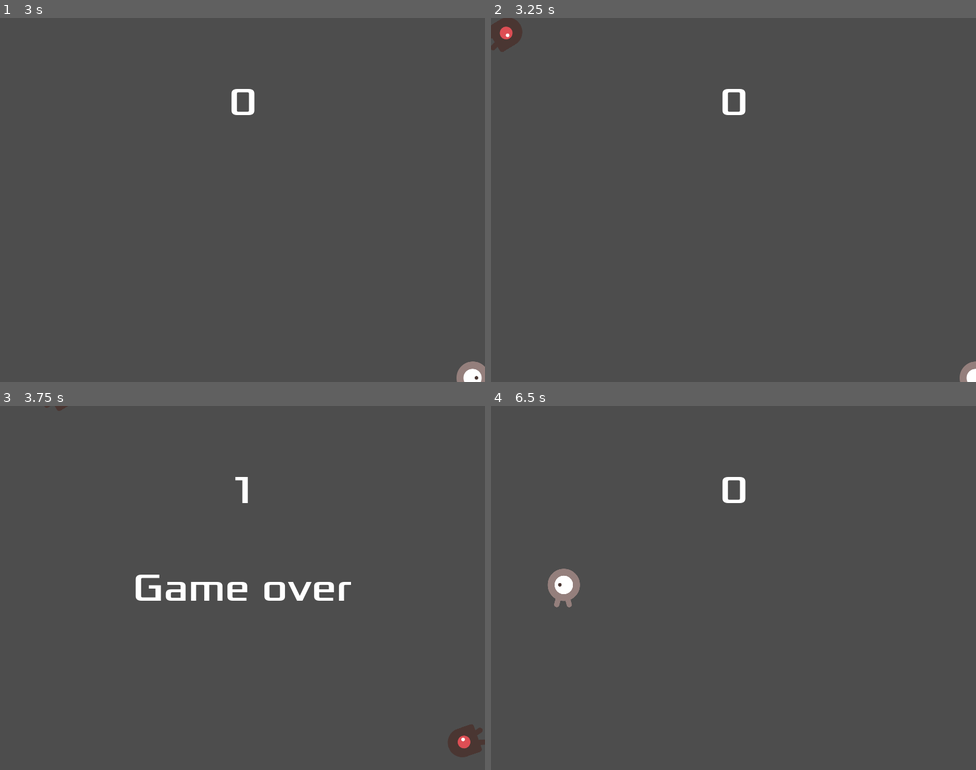
Above: before the commit, frames 1-4 (two rows, left to right).
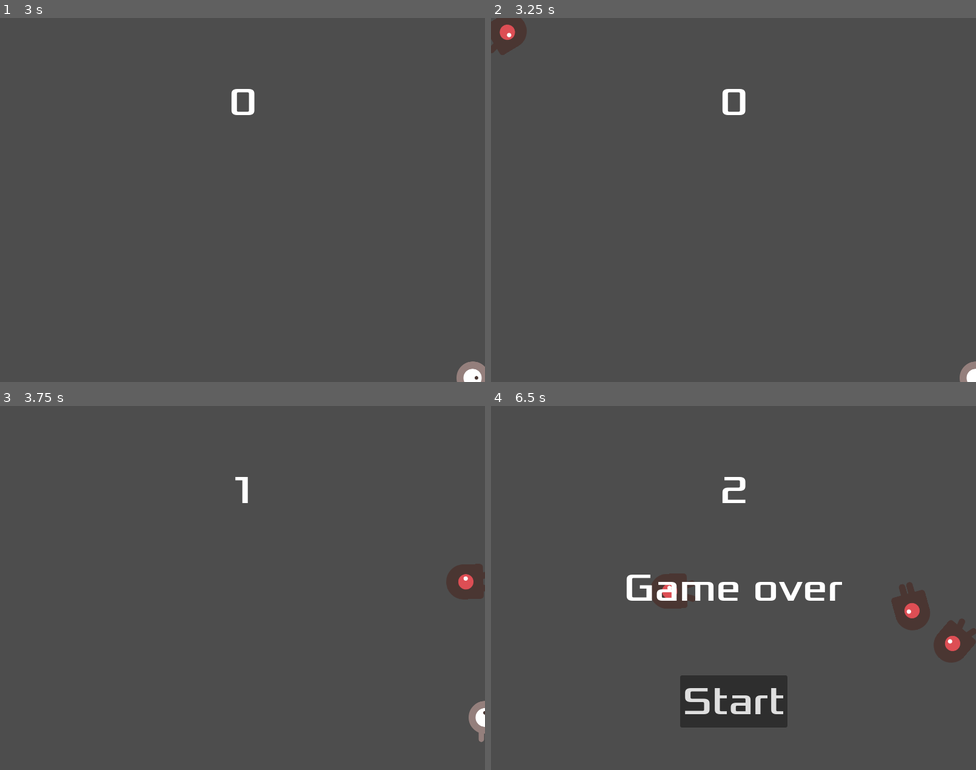
Above: after the commit, the same moments.

Repository: marc8193/H3PD101124
Game: Godot game, scene res://main.tscn
Two runs of this game, one before a commit and one after it. Both use one fixed random seed, a clock stepped at 60 frames per second and the inputs below.
Inputs (mouse positions are in pixels of both pictures, inside the frame that each line leads up to):
- Up to frame 1 (3 s): click "Start" at 0.5 s; tap Enter at 1.25 s; hold Right (move_right) 1.28-2.03 s; hold Down (move_down) 2.03-2.78 s; hold Right (move_right) from 2.78 s (still down)
- Up to frame 2 (3.25 s): keep holding Right (move_right)
- Up to frame 3 (3.75 s): release Right (move_right) at 3.53 s; hold Up (move_up) from 3.53 s (still down)
- Up to frame 4 (6.5 s): release Up (move_up) at 4.28 s; hold Left (move_left) 4.28-5 s; click (733, 700) at 5 s, where only the run before the commit has a clickable "Start"; hold Left (move_left) from 5.78 s (still down)

Frame 1 is identical in both runs. In frame 2, 0.2% of the frame differs, in the area x 0-8%, y 0-11%; in frame 3, 2.6%; in frame 4, 6.8%, in the area x 11-100%, y 19-89%.

Commit message:
Boid impl

Diff:
--- a/Game-design/collide/main.gd
+++ b/Game-design/collide/main.gd
@@ -12,7 +12,6 @@
 	if $Player.collision_state == $Player.CollisionState.COLLIDED:
 		game_over()
 		$Player.collision_state = $Player.CollisionState.FREE
-
 
 func game_over():
 	$ScoreTimer.stop()
@@ -48,7 +47,7 @@
 	mob.rotation = direction
 
 	# Choose the velocity for the mob.
-	var velocity = Vector2(randf_range(150.0, 250.0), 0.0)
+	var velocity = Vector2(200.0, 0.0)
 	mob.linear_velocity = velocity.rotated(direction)
 
 	# Spawn the mob by adding it to the Main scene.
--- a/Game-design/collide/mob.gd
+++ b/Game-design/collide/mob.gd
@@ -1,20 +1,21 @@
 extends RigidBody2D
-
-signal hit
 
 @export var visual_range: int
 
 # Called when the node enters the scene tree for the first time.
 func _ready() -> void:
+	$Area2D/CollisionShape2D.shape.radius = visual_range
+
 	$AnimatedSprite2D.play()
 
 # Called every frame. 'delta' is the elapsed time since the previous frame.
 func _process(delta: float) -> void:
-	var mobs = get_tree().get_nodes_in_group("mobs")
-	#for mob in mobs:
-		#var distance = self.position.distance_squared_to(mob.position)
-		#if distance > 0 and distance < visual_range:
-			#print(distance)
+	pass
 
 func _on_visible_on_screen_notifier_2d_screen_exited() -> void:
 	queue_free()
+
+func _on_area_2d_body_entered(body: Node2D) -> void:
+	var mob: RigidBody2D = body
+
+	self.linear_velocity = mob.linear_velocity
--- a/Game-design/collide/mob.tscn
+++ b/Game-design/collide/mob.tscn
@@ -18,28 +18,37 @@
 "speed": 5.0
 }]
 
-[sub_resource type="CapsuleShape2D" id="CapsuleShape2D_2xtwf"]
-radius = 24.0
-height = 66.0
+[sub_resource type="CapsuleShape2D" id="CapsuleShape2D_hkhn3"]
+radius = 29.0
+height = 76.0
+
+[sub_resource type="CircleShape2D" id="CircleShape2D_hlpbc"]
+radius = 91.5478
 
 [node name="Mob" type="RigidBody2D" groups=["mobs"]]
+collision_mask = 0
 gravity_scale = 0.0
-contact_monitor = true
-max_contacts_reported = 10
 script = ExtResource("1_0lwfw")
-visual_range = 100
+visual_range = 60
 
 [node name="AnimatedSprite2D" type="AnimatedSprite2D" parent="."]
-scale = Vector2(0.5, 0.5)
-sprite_frames = SubResource("SpriteFrames_17t1h")
+scale = Vector2(0.6, 0.6)
+sprite_frames = SubResource("SpriteFrames_gycgn")
 animation = &"walk"
-frame_progress = 0.83122
+frame = 1
+frame_progress = 0.248536
 
 [node name="CollisionShape2D" type="CollisionShape2D" parent="."]
 rotation = 1.5708
-shape = SubResource("CapsuleShape2D_2xtwf")
+shape = SubResource("CapsuleShape2D_hkhn3")
+debug_color = Color(1, 0, 0.0866232, 0.42)
 
 [node name="VisibleOnScreenNotifier2D" type="VisibleOnScreenNotifier2D" parent="."]
-visibility_layer = 0
+
+[node name="Area2D" type="Area2D" parent="."]
+
+[node name="CollisionShape2D" type="CollisionShape2D" parent="Area2D"]
+shape = SubResource("CircleShape2D_hlpbc")
 
 [connection signal="screen_exited" from="VisibleOnScreenNotifier2D" to="." method="_on_visible_on_screen_notifier_2d_screen_exited"]
+[connection signal="body_entered" from="Area2D" to="." method="_on_area_2d_body_entered"]
--- a/Game-design/collide/player.gd
+++ b/Game-design/collide/player.gd
@@ -7,12 +7,11 @@
 
 @export var speed = 400 # How fast the player will move (pixels/sec).
 var screen_size # Size of the game window.
-var collision_state: CollisionState
+var collision_state: CollisionState = CollisionState.FREE
 
 # Called when the node enters the scene tree for the first time.
 func _ready() -> void:
 	screen_size = get_viewport_rect().size
-	collision_state = CollisionState.FREE
 
 	hide()
 
Not shown: 1 places in Game-design/collide/mob.tscn that only renumber resources
